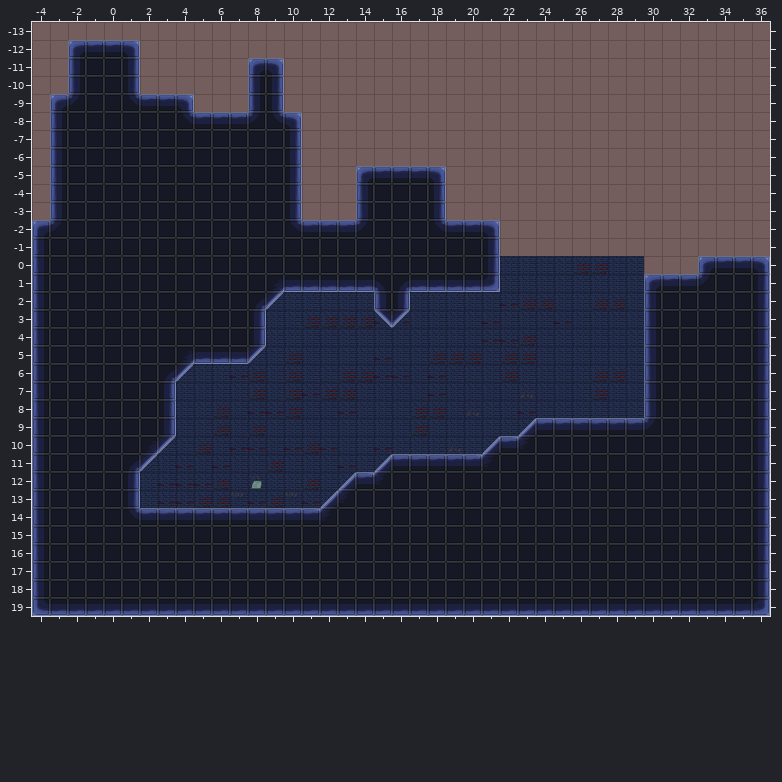
Level history. Tiled map: Assets/Tiled/TileMap/Level_3_TileMap.tmx. That is the earlier state.
Cells are 36x36 px. Shown: x -4..36, y -13..19.
After:
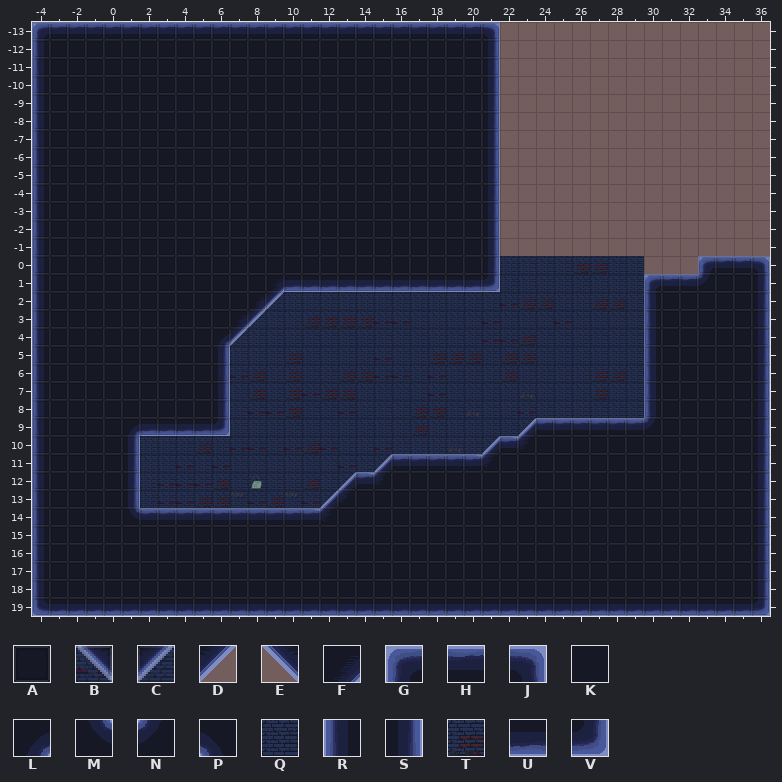
Key: from "Road": A 1, B 24, C 25, D 36, E 36 flipped left-right, F 38 turned 180, G 44, H 46, J 48, K 53, L 67, M 67 flipped up-down, N 67 turned 180, P 69, Q 82, R 88, S 92, T 103, U 134, V 136.
_ is an empty cell.
Tiles replaced or removed in this view: A, B, C, D, E, F, G, H, J, K, L, M, N, P, R, S, T, U.
See-through tiles are keyed as they look on the map.
Diff:
Changed rows in their new state; . is an unchanged cell.
layer "prototype" opacity 29% -> 17%
Layer "wall":
first column x 8:
  9 Q.
 11 .Q
Layer "road":
first column x -4:
-13 GHHHHHHHHHHHHHHHHHHHHHHHHJ
-12 RKKKKKKKKKKKKKKKKKKKKKKKKS
-11 RKK..KKKKKKKKKKKKKKKKKKKKS
-10 RKK..KKKKKKKKKKKKKKKKKKKKS
 -9 RKK..KKKKKKKKKKKKKKKKKKKKS
 -8 RK......KKKKKKKKKKKKKKKKKS
 -7 RK............KKKKKKKKKKKS
 -6 RK............KKKKKKKKKKKS
 -5 RK............KKKKKKKKKKKS
 -4 RK............KKKKK...KKKS
 -3 RK............KKKKK...KKKS
 -2 RK............KKKKK...KKKS
  1 ...................UU.....
  2 ............F......__.....
  3 ...........FD......__.....
  4 ..........LD_.............
  5 ........KKS__.............
  6 .......KKKS...............
  7 .......KKKS...............
  8 .......KKKS...............
  9 .....LUUUUV...............
 10 .....S__..................
 11 .....S_...................
Layer "prototype":
first column x -4:
-13 AAAAAAAAAAAAAAAAAAAAAAAAAA
-12 AA....AAAAAAAAAAAAAAAAAAAA
-11 AA....AAAAAA..AAAAAAAAAAAA
-10 AA....AAAAAA..AAAAAAAAAAAA
 -9 A........AAA..AAAAAAAAAAAA
 -8 A..............AAAAAAAAAAA
 -7 A..............AAAAAAAAAAA
 -6 A..............AAAAAAAAAAA
 -5 A..............AAA.....AAA
 -4 A..............AAA.....AAA
 -3 A..............AAA.....AAA
first column x 2:
  2 .............__
  3 ......C......__
  4 .....C_........
  5 .....__........
  6 ..AAA..........
  7 ..AAA..........
  8 ..AAA..........
  9 ..AAA..........
 10 __.............
 11 _..............
